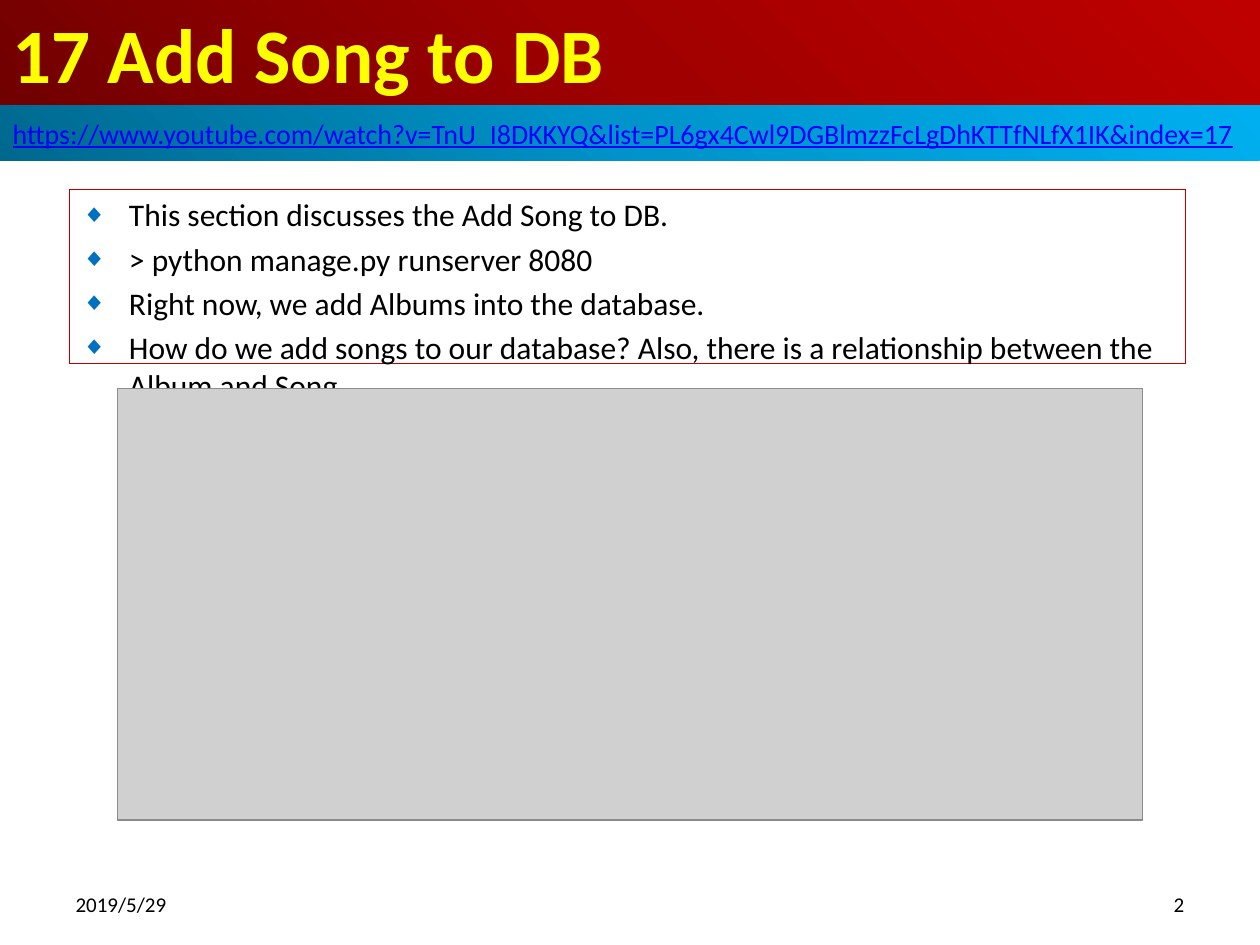
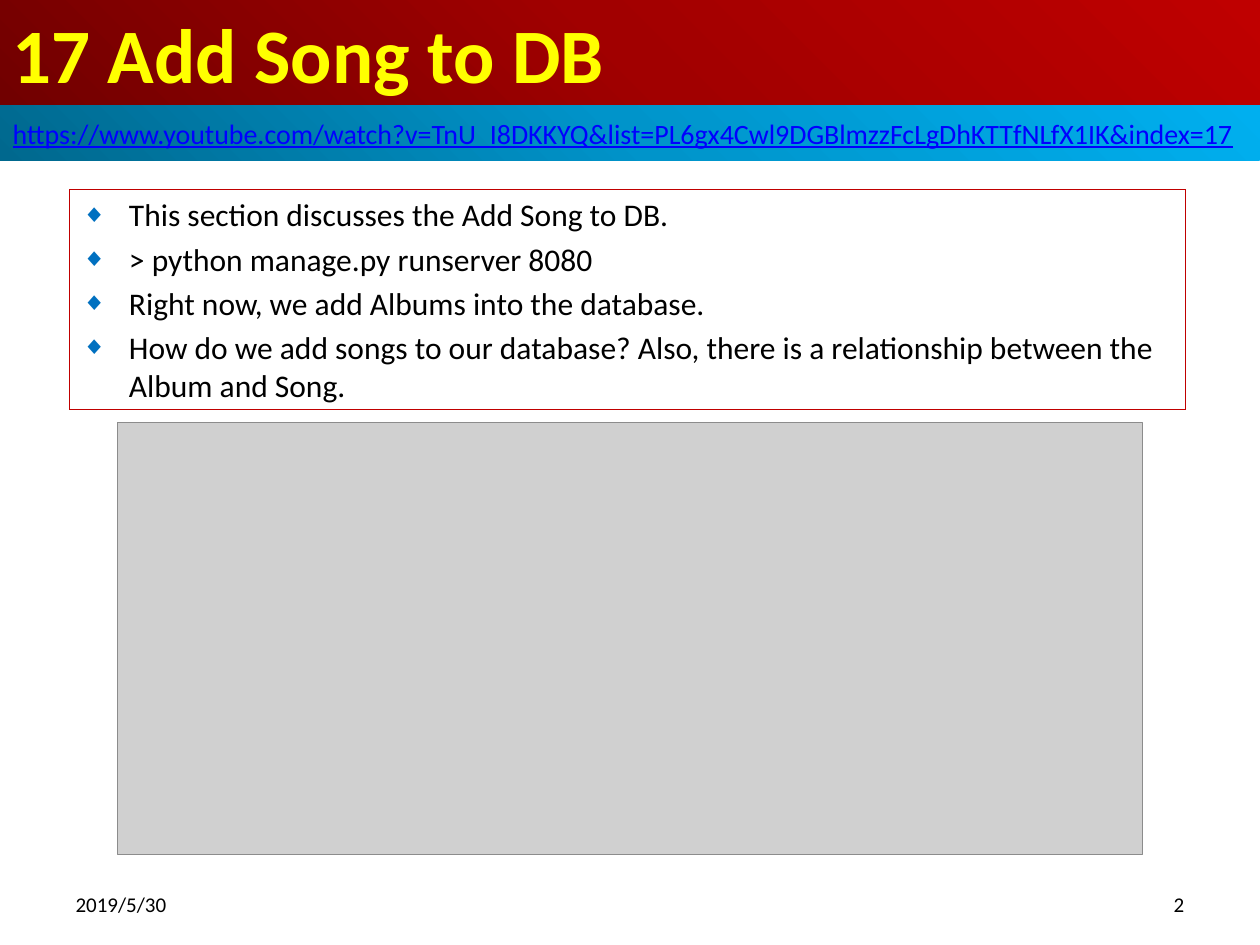
Before and after one commit to peterhchen/500-Django-Basic, a slide deck: slide 2 of 17_AddSongDB/17_AddSongDB.pptx. Drawn at 1260x945 pixels with LibreOffice and Linux fonts; fonts in the diff are those of the drawing; grey boxes stand for pictures. Boxes give left, top, right and bottom in pixels: in the first picture for what was removed or moved away, otherwise in the second. Text is boxed around its words. In the diff, an @@ line names an element or a change of style, - is before the commit and + after.

```diff
--- a/17_AddSongDB/17_AddSongDB.pptx
+++ b/17_AddSongDB/17_AddSongDB.pptx
@@ subtitle "This section discusses the Add ...": place and size @@
-subtitle "This section discusses the Add ..." at (69,189,1186,363)
+subtitle "This section discusses the Add ..." at (69,189,1186,410)
@@ picture: place and size @@
-picture at (117,388,1142,820)
+picture at (117,423,1142,856)
@@ text at (76,897,167,913): text changed @@
-2019/5/29
+2019/5/30
```
Also in this commit, not shown: 11 other slides changed.
